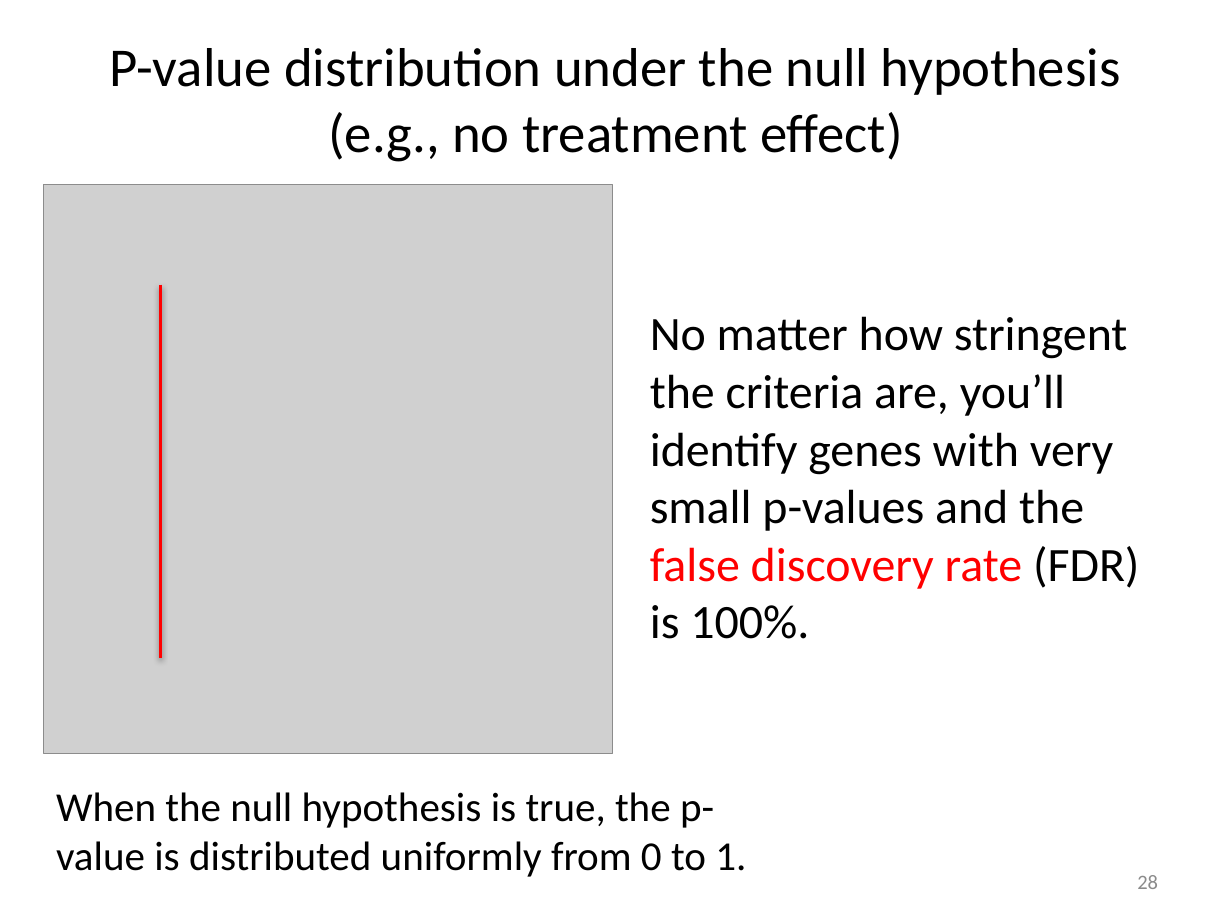
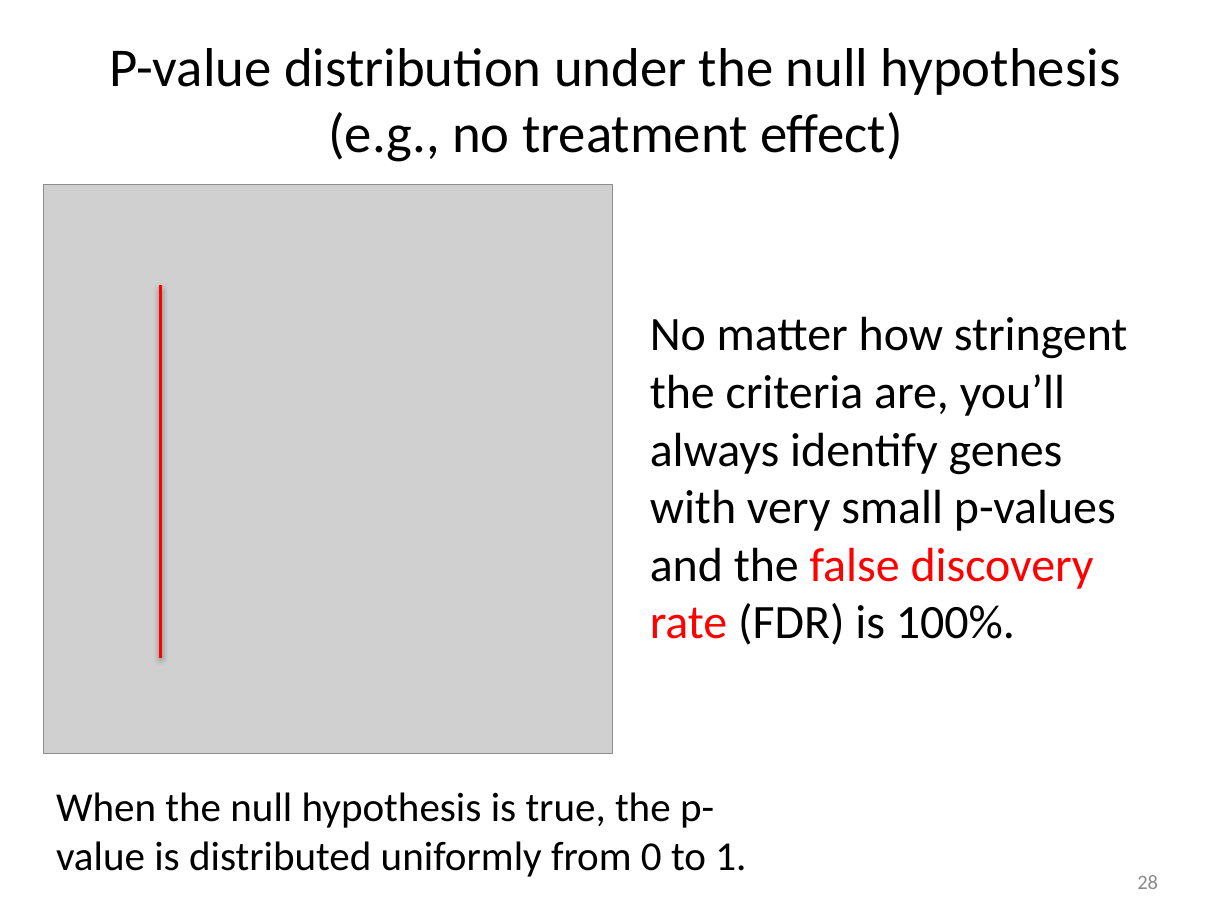
Before and after one commit to liu3zhenlab/teaching, a slide deck: slide 28 of RNA-Seq-Workshop/2024/lectures/DE-lecture_2024.pptx. Drawn at 1232x924 pixels with LibreOffice and Linux fonts; fonts in the diff are those of the drawing; grey boxes stand for pictures. Boxes give left, top, right and bottom in pixels: in the first picture for what was removed or moved away, otherwise in the second. Text is boxed around its words. In the diff, an @@ line names an element or a change of style, - is before the commit and + after.

```diff
--- a/RNA-Seq-Workshop/2024/lectures/DE-lecture_2024.pptx
+++ b/RNA-Seq-Workshop/2024/lectures/DE-lecture_2024.pptx
@@ text at (650, 316, 1128, 645): text changed @@
-No matter how stringent the criteria are, you’ll identify genes with very small p-values and the false discovery rate (FDR) is 100%.
+No matter how stringent the criteria are, you’ll always identify genes with very small p-values and the false discovery rate (FDR) is 100%.
```
Also in this commit, not shown: 11 other slides changed, 10 other files.
